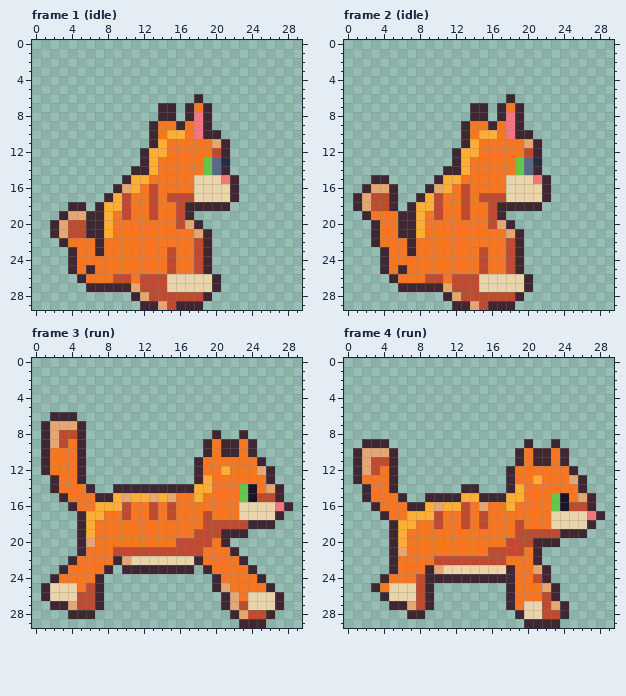
Two states of a pixel-art file, art/ambient/ambient-cat@75.aseprite. That is the earlier state.
30x30 pixels, 6 frames. Shown: frame 1 (idle), frame 2 (idle), frame 3 (run), frame 4 (run). The commit also changed other frames, which this record leaves out.
New version:
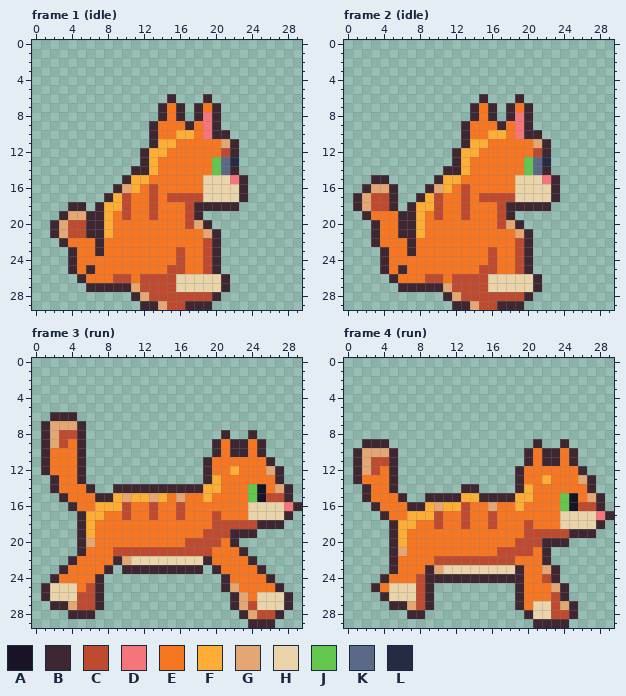
Palette (. is transparent): A #181425  B #3e2731  C #be4a2f  D #f6757a  E #f77622  F #feae34  G #e4a672  H #ead4aa  J #63c74d  K #5a6988  L #262b44
Changes in this commit:
--- frame 1 (idle)
@@ x 13..25 @@
  5 .............
- 6 .....B.......
- 7 .BB.BEB......
- 8 .BB.BDB......
- 9 BEEBEDB......
-10 BEFFEDBB.....
-11 BFEEEEEGB....
-12 FFEEEEECB....
-13 FEEEEEJKL....
-14 FEEEEEJKB....
-15 EEEEEHHHDB...
-16 CEEEEHHHHB...
-17 CECCCHHHHB...
-18 CEECBBBBB....
-19 CEECB........
-20 EEECGB.......
-21 EEEEEGB......
-22 EEEEECB......
-23 EECEECB......
-24 EECEECB......
-25 EECEECB......
-26 CCHHHHHB.....
-27 CCHHHHHB.....
-28 CCCCCCB......
-29 BGCBBB.......
+ 6 ..B...B......
+ 7 .BEB.BEB.....
+ 8 .BEB.BDB.....
+ 9 BEEEBEDB.....
+10 BEEFFEDBB....
+11 BFFEEEEEGB...
+12 FFEEEEEECB...
+13 FEEEEEEJKL...
+14 FEEEEEEJKB...
+15 EEEEEEHHHDB..
+16 CEEEEEHHHHB..
+17 CECCCCHHHHB..
+18 CEEECBBBBB...
+19 CEEECB.......
+20 EEEECGB......
+21 EEEEEEGB.....
+22 EEEEEECB.....
+23 EEECEECB.....
+24 EEECEECB.....
+25 EECCEECB.....
+26 CCCHHHHHB....
+27 CCCHHHHHB....
+28 CCCCCCCB.....
+29 BGCCBBB......
--- frame 2 (idle): the same change as frame 1 (idle)
--- frame 3 (run)
@@ x 13..29 @@
  7 .................
- 8 .......B..B......
- 9 ......BEBBEB.....
-10 ......BEBBEB.....
-11 .....BEEEEEEB....
-12 .....BEEFEEEGB...
-13 .....BFEEEEEEB...
-14 BBBBBFFEEEJAEGB..
-15 GFGEEFEEEEJACCB..
-16 CECEEEEEEEHHHHDB.
-17 CECEEECEEEHHHHB..
-18 EEEEEECCCCCBBB...
-19 EEEEECCCBBB......
-20 EEECCCCEB........
-21 CCCCCCEEEB.......
-22 HHHHHBEEEEB......
-23 BBBBB.BEEEEB.....
-24 .......BEEEEB....
-25 .......BGEEEEB...
-26 ........BGEHHHB..
-27 ........BGCHHHB..
-28 .........BGCCB...
-29 ..........BBB....
+ 8 ........B..B.....
+ 9 .......BEBBEB....
+10 .......BEBBEB....
+11 ......BEEEEEEB...
+12 ......BEEFEEEGB..
+13 ......BFEEEEEEB..
+14 BBBBBBFFEEEJAEGB.
+15 GFEGEEFEEEEJACCB.
+16 CEECEEEEEEEHHHHDB
+17 CEECEEECEEEHHHHB.
+18 EEEEEEECCCCCBBB..
+19 EEEEEECCCBBB.....
+20 EEEECCCCEB.......
+21 CCCCCCCEEEB......
+22 HHHHHHBEEEEB.....
+23 BBBBBB.BEEEEB....
+24 ........BEEEEB...
+25 ........BGEEEEB..
+26 .........BGEHHHB.
+27 .........BGCHHHB.
+28 ..........BGCCB..
+29 ...........BBB...
--- frame 4 (run)
@@ x 13..29 @@
  8 .................
- 9 .......B..B......
-10 ......BEBBEB.....
-11 ......BEBBEB.....
-12 .....BEEEEEEB....
-13 .....BEEFEEEGB...
-14 BB...BFEEEEEEB...
-15 FFBBBFFEEEJAEGB..
-16 CEGEEFEEEEJACCB..
-17 CECEEEEEEEHHHHDB.
-18 CECEEECEEEHHHHB..
-19 EEEEEECCCCCBBB...
-20 EEEEECCCBBB......
-21 EEECCCCEB........
-22 CCCCCEEEB........
-23 HHHHHBEEGB.......
-24 BBBBBBEECB.......
-25 .....BEEEGB......
-26 .....BEEECB......
-27 .....BEHHCGB.....
-28 ......BHHCCB.....
-29 .......BBBB......
+ 9 ........B..B.....
+10 .......BEBBEB....
+11 .......BEBBEB....
+12 ......BEEEEEEB...
+13 ......BEEFEEEGB..
+14 BB....BFEEEEEEB..
+15 FFBBBBFFEEEJAEGB.
+16 CEEGEEFEEEEJACCB.
+17 CEECEEEEEEEHHHHDB
+18 CEECEEECEEEHHHHB.
+19 EEEEEEECCCCCBBB..
+20 EEEEEECCCBBB.....
+21 EEEECCCCEB.......
+22 CCCCCCEEEB.......
+23 HHHHHHBEEGB......
+24 BBBBBBBEECB......
+25 ......BEEEGB.....
+26 ......BEEECB.....
+27 ......BEHHCGB....
+28 .......BHHCCB....
+29 ........BBBB.....
Changed places in both pictures, as pixel boxes (x1, y1, x2, y2):
changed: (167, 94, 248, 310)
changed: (479, 94, 560, 310)
changed: (167, 430, 302, 628)
changed: (479, 439, 614, 628)
